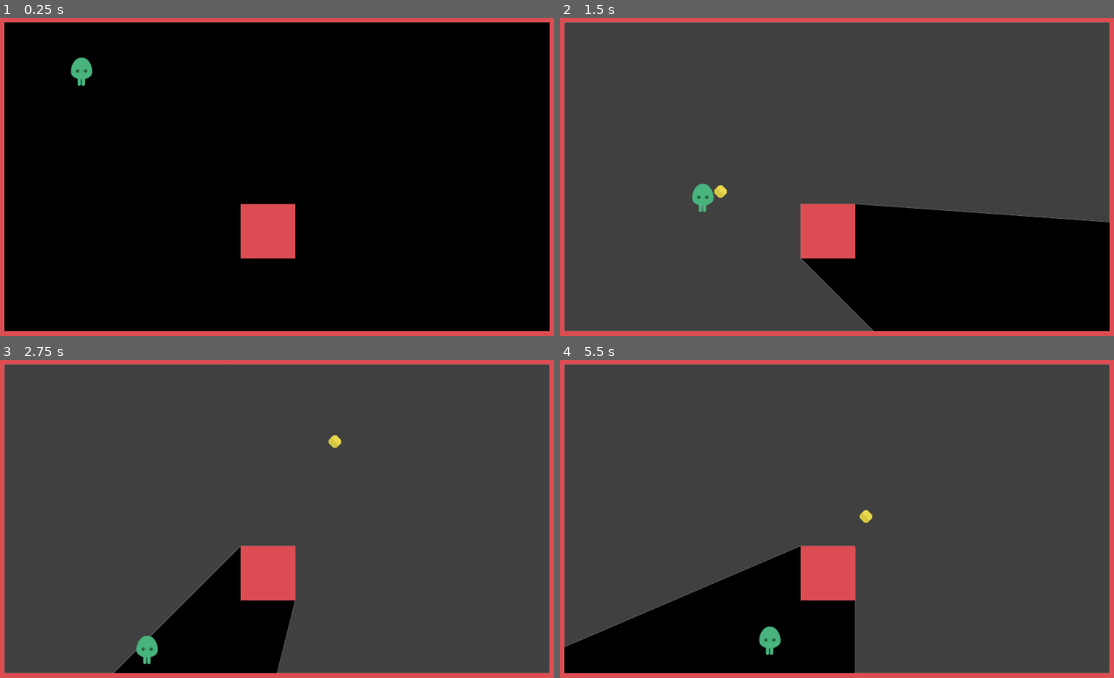
Above: before the commit, frames 1-4 (two rows, left to right).
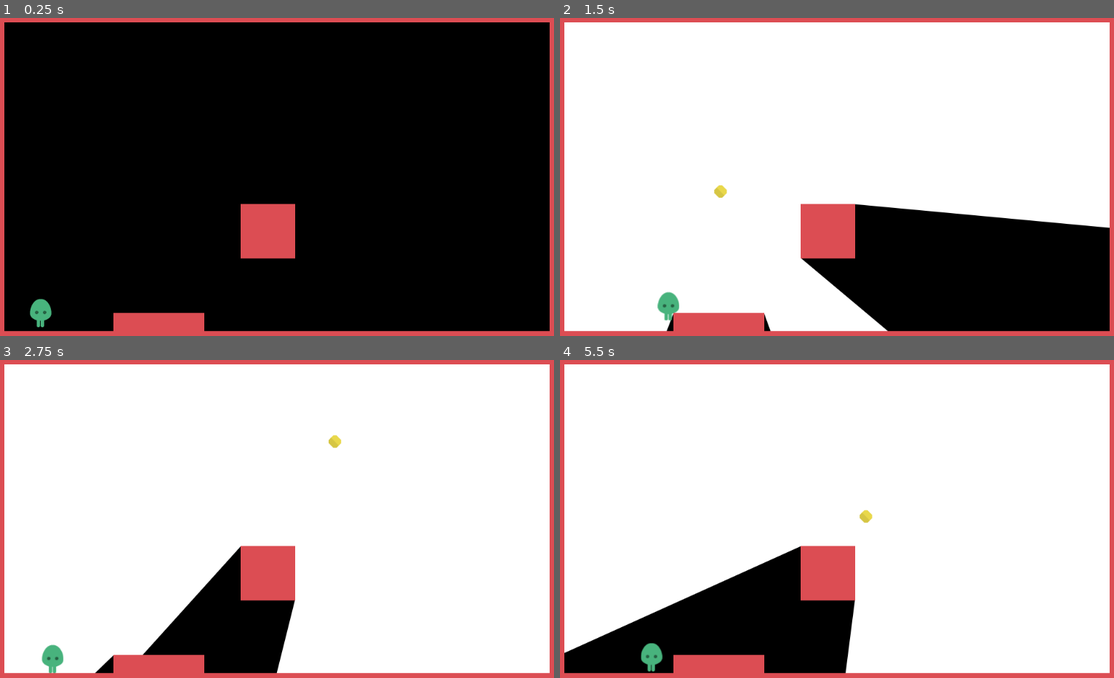
Above: after the commit, the same moments.

Repository: kcaze/zero_gravity_darkness
Game: Godot game, scene res://levels/level0.tscn
Two runs of this game, one before a commit and one after it. Both use one fixed random seed, a clock stepped at 60 frames per second and the inputs below.
Inputs (mouse positions are in pixels of both pictures, inside the frame that each line leads up to):
- Up to frame 1 (0.25 s): no input
- Up to frame 2 (1.5 s): move the mouse to (964, 157) at 0.52 s; hold , (jump) 0.53-1.28 s; hold Right (right) from 0.53 s (still down); move the mouse to (720, 192) at 1.27 s; tap , (jump) at 1.35 s
- Up to frame 3 (2.75 s): tap , (jump) at 1.52, 1.82 s; move the mouse to (332, 442) at 2.02 s; release Right (right) at 2.03 s; hold Left (left) from 2.03 s (still down); hold , (jump) from 2.03 s (still down)
- Up to frame 4 (5.5 s): move the mouse to (809, 585) at 2.77 s; release Left (left) at 2.78 s; release , (jump) at 2.78 s; hold Right (right) 2.78-4.28 s; tap , (jump) at 2.85, 3.02, 3.32, 4.35, 4.52, 4.82 s; move the mouse to (1008, 566) at 3.52 s; hold , (jump) 3.53-4.28 s; move the mouse to (665, 464) at 4.27 s; hold Left (left) 4.28-5.03 s; move the mouse to (864, 515) at 5.02 s; hold Right (right) from 5.03 s (still down); hold , (jump) from 5.03 s (still down)

The runs differ from the first frame. In frame 1, 1.5% of the frame differs, in the area x 5-37%, y 12-99%; in frame 2, 77%; in frame 3, 89%, in the area x 0-100%, y 1-99%; in frame 4, 84%.

Commit message:
Good progress, figured out how to make things fast enough, implemented first pass at physics in shadow.

Diff:
--- a/entities/light.gd
+++ b/entities/light.gd
@@ -1,4 +1,4 @@
-extends Area2D
+extends Polygon2D
 
 onready var rc = get_node('raycast')
 var UPDATE_INTERVAL = 1000/60
@@ -10,8 +10,8 @@
 func _process(delta):
 	nextUpdate -= delta*1000
 	if nextUpdate <= 0:
+		get_parent().position = get_viewport().get_mouse_position()
 		nextUpdate = UPDATE_INTERVAL
-		get_parent().position = get_viewport().get_mouse_position()
 		var offset = get_parent().position
 		var maps = get_tree().get_nodes_in_group('collision_map')
 		var points = []
@@ -23,20 +23,14 @@
 				var cell_offset = map.map_to_world(pos)
 				if occluder == null:
 					continue
-				var isVisible = false
-				var occluderPoints = []
 				for p in occluder.polygon:
-					for radOffset in [0,-0.00001, 0.00001]:
-						var point = (p+cell_offset - offset).rotated(radOffset)
+					for radOffset in [0,-0.0001, 0.0001]:
+						var point = p+cell_offset - offset
+						point = point.rotated(radOffset).normalized()*10000
 						rc.cast_to = point
 						rc.force_raycast_update()
 						if rc.is_colliding():
-							occluderPoints.append(rc.get_collision_point() - offset)
-							if (rc.get_collision_point() - offset - point).length() < 0.1:
-								isVisible = true
-				if isVisible:
-					for p in occluderPoints:
-						points.append(p)
+							points.append(rc.get_collision_point() - offset)
 		points.sort_custom(self, "sortByAngle")
 		var dedupedPoints = []
 		var currentPoint = null
@@ -45,10 +39,8 @@
 				continue
 			dedupedPoints.append(p)
 			currentPoint = p
-		print(dedupedPoints.size())
 		points = PoolVector2Array(dedupedPoints)
-		get_node('visiblePolygon').polygon = points
-		get_node('collisionPolygon').polygon = points
+		polygon = points
 
 func sortByAngle(a,b):
 	return a.angle() < b.angle()
--- a/entities/light.tscn
+++ b/entities/light.tscn
@@ -8,21 +8,12 @@
 ]]
 texture = ExtResource( 2 )
 
-[node name="Area2D" type="Area2D" parent="."]
+[node name="visiblePolygon" type="Polygon2D" parent="."]
 z_index = -1
-input_pickable = false
+antialiased = true
 script = ExtResource( 1 )
 
-[node name="collisionPolygon" type="CollisionPolygon2D" parent="Area2D"]
-z_index = -1
-z_as_relative = false
-polygon = PoolVector2Array( 0, 0 )
-
-[node name="visiblePolygon" type="Polygon2D" parent="Area2D"]
-color = Color( 1, 1, 1, 0.254902 )
-antialiased = true
-
-[node name="raycast" type="RayCast2D" parent="Area2D"]
+[node name="raycast" type="RayCast2D" parent="visiblePolygon"]
 enabled = true
 collision_mask = 2
 collide_with_areas = true
--- a/entities/player.gd
+++ b/entities/player.gd
@@ -1,18 +1,24 @@
 extends KinematicBody2D
 
-const MAX_FALL = 180
-const MAX_RUN = 120
-const RUN_ACCEL = 1000
-const GRAVITY = 500
+const MAX_FALL = 500
+const MAX_RUN = 200
+const RUN_ACCEL = 2000
+const RUN_REDUCE = 750
+const MAX_SWIM = 120
+const SWIM_ACCEL = 500
+const SWIM_FRICTION = 0.95
+const SWIM_DASH_ACCEL = 500
+const GRAVITY = 900
 const HALF_GRAVITY_THRESHOLD = 10
 const JUMP_GRACE_TIME = 0.1
 const JUMP_H_BOOST = 40
-const JUMP_SPEED = -205
+const JUMP_SPEED = -305
 const JUMP_INPUT_BUFFER = 0.1
 
 var speed = Vector2(0,0)
 var jumpGraceTime = 0
 var inputMoveX = 0
+var inputMoveY
 var inputJump = 0
 
 func approach(curr, bound, delta):
@@ -23,14 +29,8 @@
 	set_process(true)
 
 func updateInput(delta):
-	if Input.is_action_just_pressed('left'):
-		inputMoveX = -1
-	elif Input.is_action_just_released('left'):
-		inputMoveX = 1 if Input.is_action_pressed('right') else 0
-	if Input.is_action_just_pressed('right'):
-		inputMoveX = 1
-	elif Input.is_action_just_released('right'):
-		inputMoveX = -1 if Input.is_action_pressed('left') else 0
+	inputMoveX = (-1 if Input.is_action_pressed('left') else 0) + (1 if Input.is_action_pressed('right') else 0)
+	inputMoveY = (-1 if Input.is_action_pressed('up') else 0) + (1 if Input.is_action_pressed('down') else 0)
 
 	if Input.is_action_just_pressed('jump'):
 		inputJump = JUMP_INPUT_BUFFER
@@ -39,24 +39,51 @@
 
 func _process(delta):
 	updateInput(delta)
+	var isInLight = inLight()
 
-	if is_on_floor():
-		jumpGraceTime = JUMP_GRACE_TIME
+	# Regular platforming
+	if isInLight:
+		if is_on_floor():
+			jumpGraceTime = JUMP_GRACE_TIME
+		else:
+			jumpGraceTime -= delta
+
+		# Horizontal movement
+		var maxX = MAX_RUN*inputMoveX
+		if abs(speed.x) > abs(maxX) and sign(speed.x) != -inputMoveX:
+			speed.x = approach(speed.x, maxX, RUN_REDUCE*delta)
+		else:
+			speed.x = approach(speed.x, maxX, RUN_ACCEL*delta)
+
+		# Gravity
+		if not is_on_floor():
+			var gravityMult = 0.5 if abs(speed.y) < HALF_GRAVITY_THRESHOLD and Input.is_action_pressed('jump') else 1
+			speed.y = approach(speed.y, MAX_FALL, GRAVITY*delta*gravityMult)
+		else:
+			speed.y = 0
+
+		# Jumping
+		if inputJump > 0 and jumpGraceTime > 0:
+			jump()
 	else:
-		jumpGraceTime -= delta
-
-	# Horizontal movement
-	speed.x = approach(speed.x, MAX_RUN*inputMoveX, RUN_ACCEL*delta)
-
-	# Gravity
-	print(inLight())
-	if not is_on_floor():
-		var gravityMult = 0.5 if abs(speed.y) < HALF_GRAVITY_THRESHOLD and Input.is_action_pressed('jump') else 1
-		speed.y = approach(speed.y, MAX_FALL, GRAVITY*delta*gravityMult)
-
-	# Jumping
-	if inputJump > 0 and jumpGraceTime > 0:
-		jump()
+		var maxX = MAX_SWIM*inputMoveX/SWIM_FRICTION
+		var maxY = MAX_SWIM*inputMoveY/SWIM_FRICTION
+		if inputMoveX != 0:
+			speed.x = approach(speed.x, maxX, SWIM_ACCEL*delta)*SWIM_FRICTION
+		else:
+			speed.x *= SWIM_FRICTION
+		if inputMoveY != 0:
+			speed.y = approach(speed.y, maxY, SWIM_ACCEL*delta)*SWIM_FRICTION
+		else:
+			speed.y *= SWIM_FRICTION
+		if inputJump > 0:
+			if inputMoveX == 0 and inputMoveY == 0:
+				speed.x = SWIM_DASH_ACCEL
+				speed.y = 0
+			else:
+				speed.x = inputMoveX*SWIM_DASH_ACCEL
+				speed.y = inputMoveY*SWIM_DASH_ACCEL
+			inputJump = 0
 
 	move_and_slide(speed, Vector2(0, -1))
 
@@ -68,6 +95,14 @@
 
 func inLight():
 	for light in get_tree().get_nodes_in_group('light'):
-		if light.get_node('Area2D').overlaps_area(get_node('Area2D')):
-			return true
+		var lightPoints = light.get_node('visiblePolygon').polygon
+		var triangulatedPoints = Geometry.triangulate_polygon(lightPoints)
+		if triangulatedPoints.size() == 0:
+			continue
+		for i in range(triangulatedPoints.size()/3):
+			var a = lightPoints[triangulatedPoints[3*i]] + light.position
+			var b = lightPoints[triangulatedPoints[3*i+1]] + light.position
+			var c = lightPoints[triangulatedPoints[3*i+2]] + light.position
+			if Geometry.point_is_inside_triangle(position,a,b,c):
+				return true
 	return false
--- a/entities/player.tscn
+++ b/entities/player.tscn
@@ -1,10 +1,7 @@
-[gd_scene load_steps=4 format=2]
+[gd_scene load_steps=3 format=2]
 
 [ext_resource path="res://images/Players/Player Green/playerGreen_stand.png" type="Texture" id=1]
 [ext_resource path="res://entities/player.gd" type="Script" id=2]
-
-[sub_resource type="CapsuleShape2D" id=1]
-radius = 12.7139
 
 [node name="player" type="KinematicBody2D"]
 script = ExtResource( 2 )
@@ -12,12 +9,6 @@
 [node name="sprite" type="Sprite" parent="."]
 texture = ExtResource( 1 )
 
-[node name="collisionPolygon" type="CollisionShape2D" parent="."]
+[node name="collisionPolygon" type="CollisionPolygon2D" parent="."]
 position = Vector2( -0.463287, 2.77975 )
-shape = SubResource( 1 )
-
-[node name="Area2D" type="Area2D" parent="."]
-
-[node name="lightCollisionPolygon" type="CollisionShape2D" parent="Area2D"]
-position = Vector2( -0.463287, 2.77975 )
-shape = SubResource( 1 )
+polygon = PoolVector2Array( -9, -21, 9, -21, 9, 22, -9, 22 )
--- a/levels/level0.tscn
+++ b/levels/level0.tscn
@@ -7,11 +7,11 @@
 [node name="root" type="Node2D"]
 
 [node name="player" parent="." instance=ExtResource( 3 )]
-position = Vector2( 168, 102 )
+position = Vector2( 96, 544 )
 
-[node name="light" parent="." instance=ExtResource( 2 )]
-position = Vector2( 427.616, 191.409 )
+[node name="light2" parent="." instance=ExtResource( 2 )]
+position = Vector2( 496, 64 )
 
 [node name="collision_map" parent="." instance=ExtResource( 1 )]
 collision_mask = 3
-tile_data = PoolIntArray( 0, 0, 0, 1, 0, 0, 2, 0, 0, 3, 0, 0 …(830 unchanged characters)… , 0, 1048607, 0, 0, 1114112, 0, 0, 1114143, 0, 0, 1179648, 0, 0, 1179649, 0, 0,  …(450 unchanged characters)…
+tile_data = PoolIntArray( 0, 0, 0, 1, 0, 0, 2, 0, 0, 3, 0, 0 …(830 unchanged characters)… , 0, 1048607, 0, 0, 1114112, 0, 0, 1114119, 0, 0, 1114120, 0, 0, 1114121, 0, 0, 1114122, 0, 0, 1114123, 0, 0, 1114143, 0, 0, 1179648, 0, 0, 1179649, 0, 0,  …(450 unchanged characters)…
